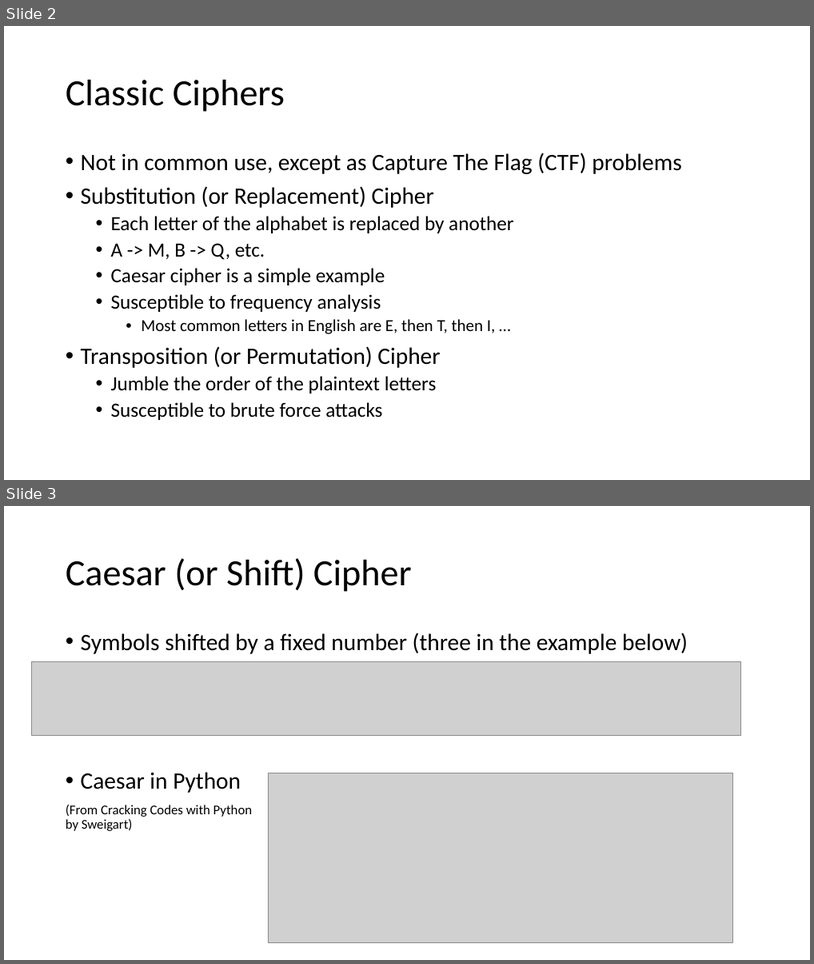
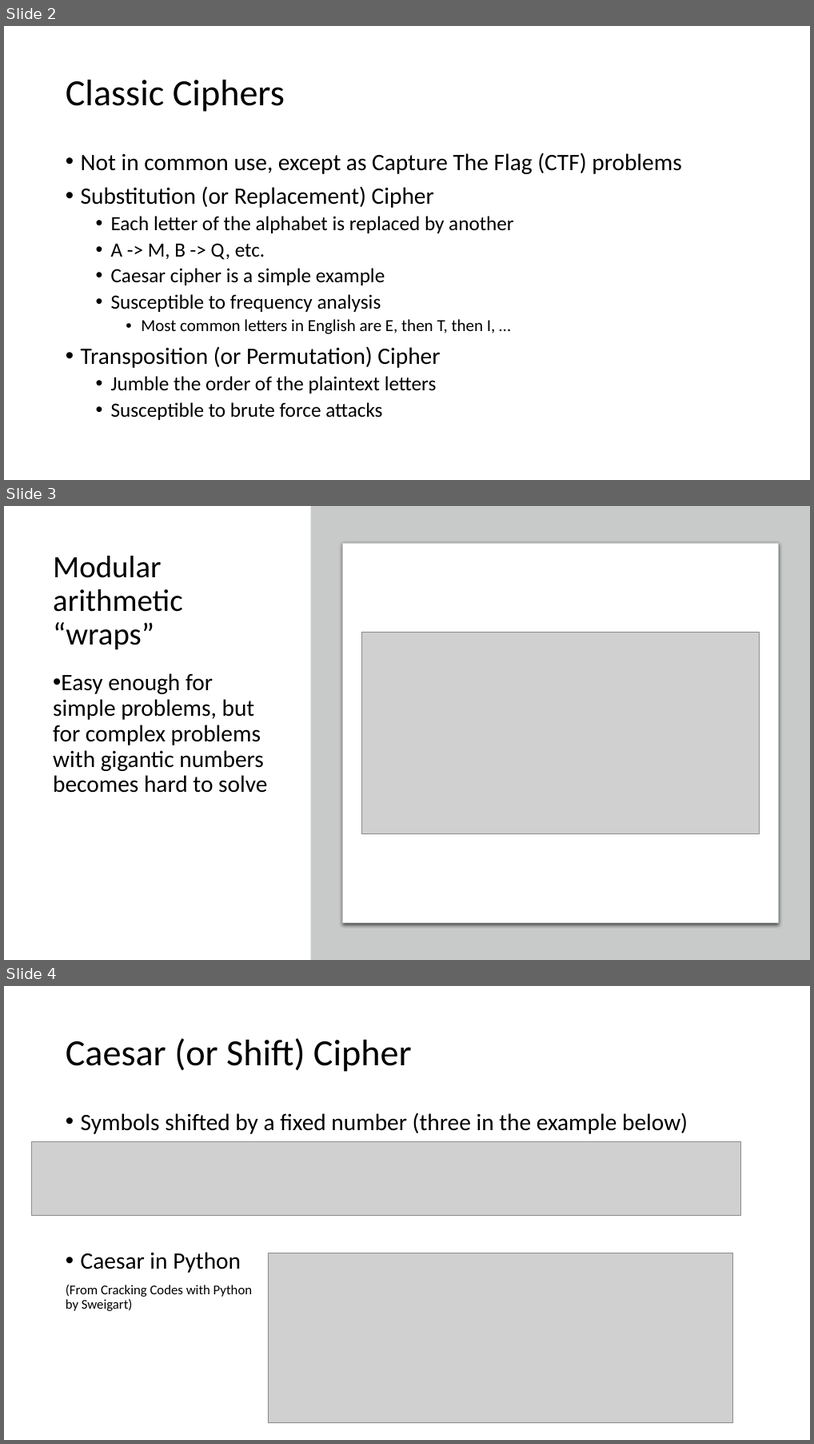
Before and after one commit to john-r2/CyberSec-Modules, a slide deck: 6.Crypto/Cryptology2-Classic-Modular-Arith.pptx. Shown one above the other, each under a label of ours: slides 2 and 3 before the commit, slides 2, 3 and 4 after it. The pictures are 814x964 and 814x1444 pixels, drawn with LibreOffice and Linux fonts; fonts in the diff are those of the drawing; grey boxes stand for pictures. Boxes give left, top, right and bottom in pixels: in the first picture for what was removed or moved away, otherwise in the second. Text is boxed around its words. In the diff, an @@ line names an element or a change of style, - is before the commit and + after.

```diff
--- a/6.Crypto/Cryptology2-Classic-Modular-Arith.pptx
+++ b/6.Crypto/Cryptology2-Classic-Modular-Arith.pptx
@@ slide 3 added at [4,506,810,960], background #FFFFFF @@
@@ rectangle added at [310,506,810,960], fill #C8CACA @@
@@ rounded rectangle added at [342,543,778,923], fill #FFFFFF, outline #C8CACA 0.75 pt @@
@@ title added at [53,556,182,650], 37 pt, text #000000 @@
+Modular arithmetic “wraps”
@@ picture added at [362,632,759,833] @@
@@ text added at [53,673,267,792], 28 pt, text #000000 @@
+• Easy enough for simple problems, but for complex problems with gigantic numbers becomes hard to solve
@@ what was slide 3 is now slide 4 @@
```
Also in this commit, not shown: 13 other files.
